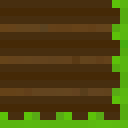
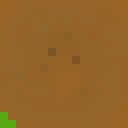
Two versions of the same layered image (128x128). Layer-by-layer changes:
removed layer "BottomRight" (1st of 4, in "Rules" › "TilledWetGrassRules") from group "TilledWetGrassRules" over box(0, 0, 128, 128)
added layer "OuterCornerBottomLeft" in group "TilledWetGrassRules" over box(0, 112, 16, 128)
hid group "RuleLines" (9 layers) over box(0, 0, 128, 128)
hid group "TilledWet" (1st of 2) (1 layers) over box(0, 0, 128, 128)
hid "TilledWet" (2nd of 2, in "TilledWet") over box(0, 0, 128, 128)
showed group "DirtDry" (1st of 2) (1 layers) over box(0, 0, 128, 128)
